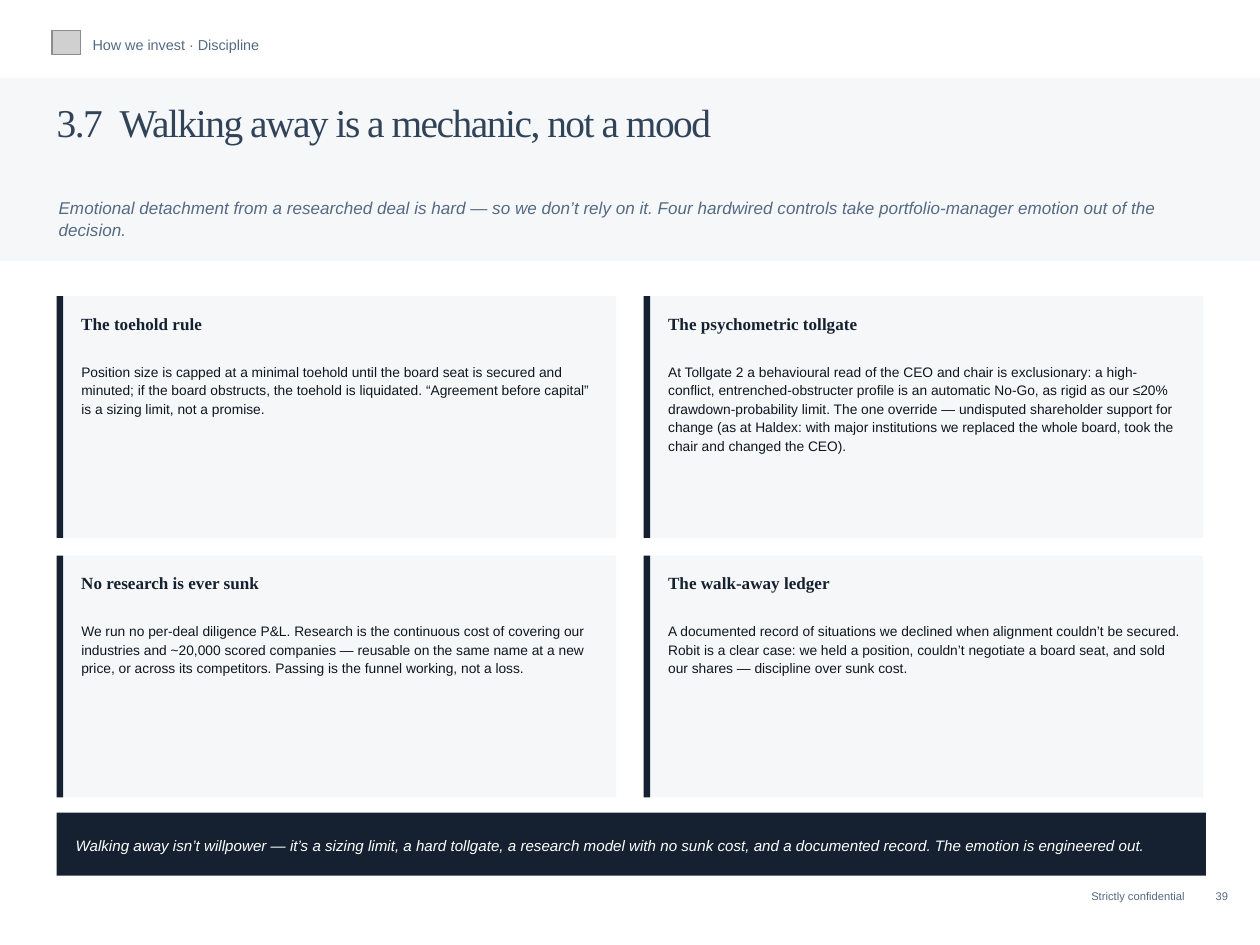
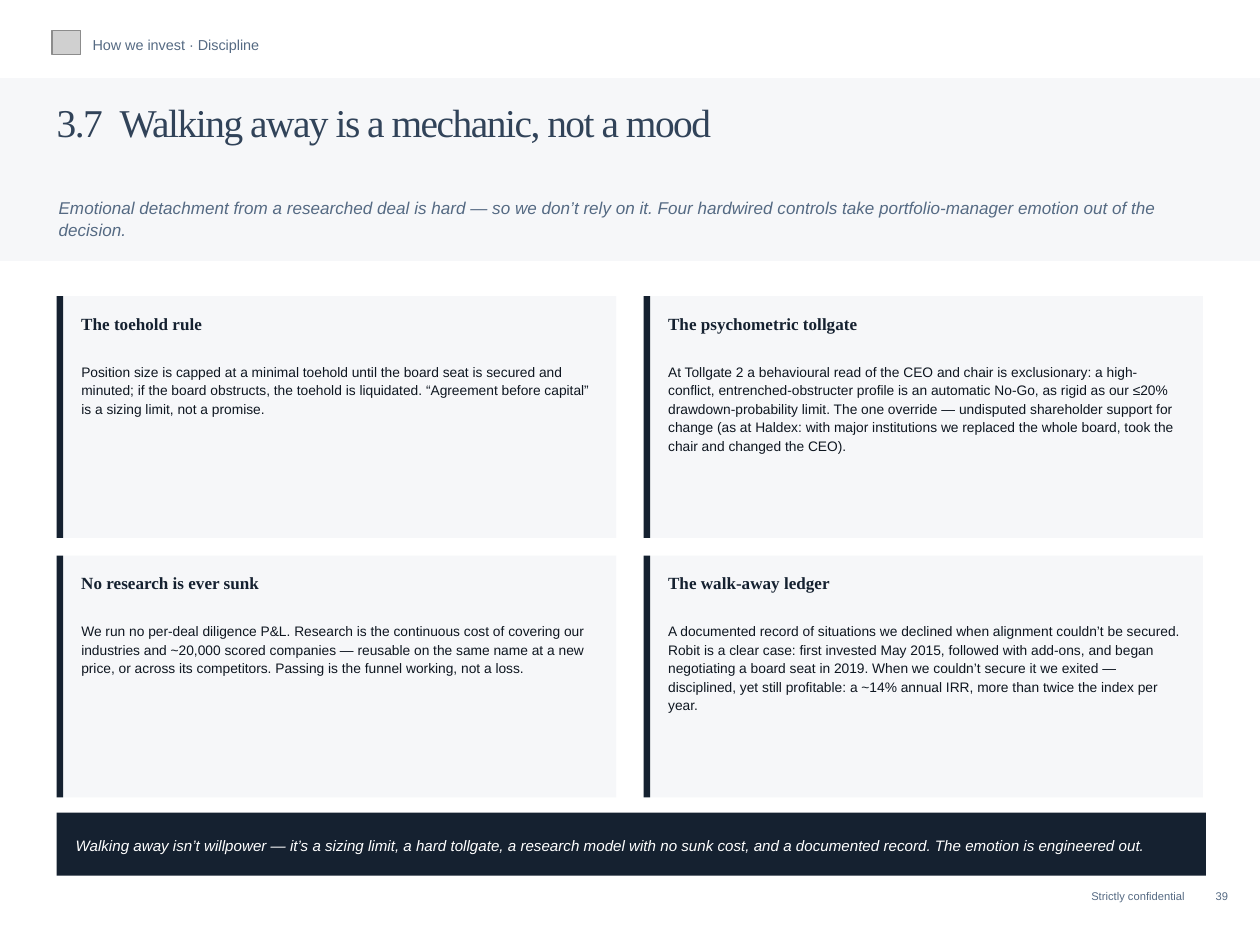
Before and after one commit to charette-lab/Claude, a slide deck: slide 42 of Athanase_Engaged_Ownership_Allocator_Deck.pptx. Drawn at 1260x945 pixels with LibreOffice and Linux fonts; fonts in the diff are those of the drawing; grey boxes stand for pictures. Boxes give left, top, right and bottom in pixels: in the first picture for what was removed or moved away, otherwise in the second. Text is boxed around its words. In the diff, an @@ line names an element or a change of style, - is before the commit and + after.

```diff
--- a/Athanase_Engaged_Ownership_Allocator_Deck.pptx
+++ b/Athanase_Engaged_Ownership_Allocator_Deck.pptx
@@ text at box(668, 626, 1180, 713): text changed @@
-A documented record of situations we declined when alignment couldn’t be secured. Robit is a clear case: we held a position, couldn’t negotiate a board seat, and sold our shares — discipline over sunk cost.
+A documented record of situations we declined when alignment couldn’t be secured. Robit is a clear case: first invested May 2015, followed with add-ons, and began negotiating a board seat in 2019. When we couldn’t secure it we exited — disciplined, yet still profitable: a ~14% annual IRR, more than twice the index per year.
```
Also in this commit, not shown: 1 other file.
